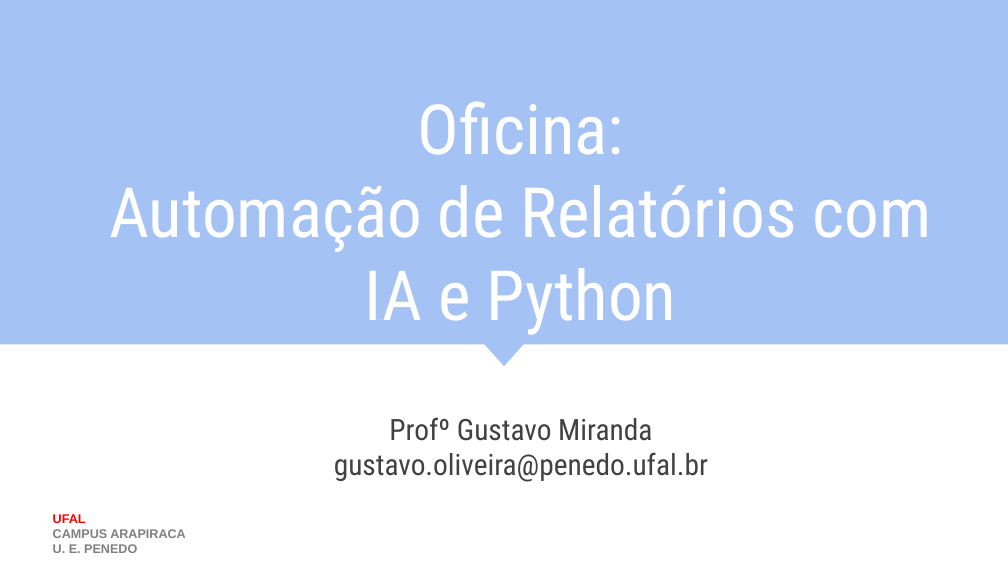
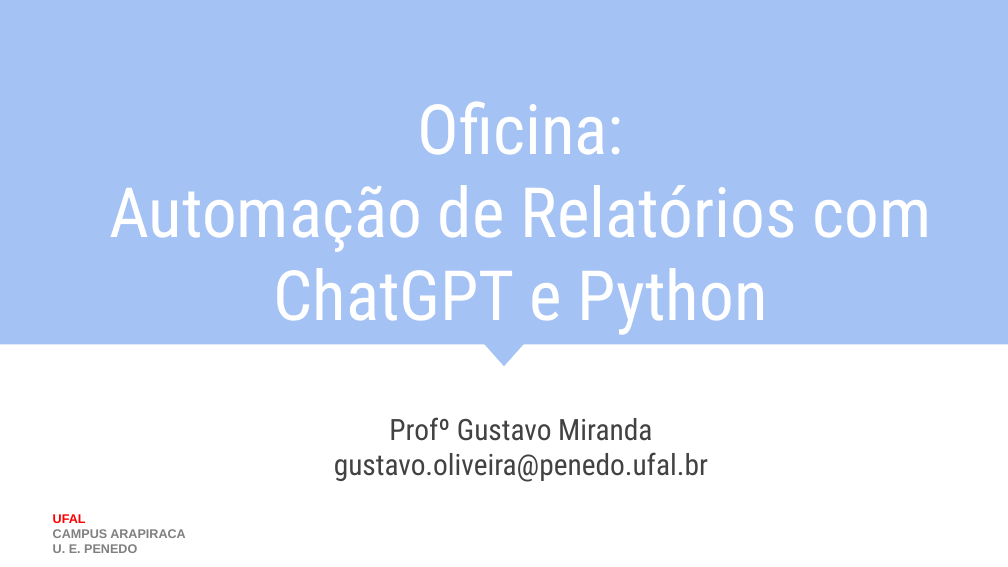
Before and after one commit to GustavoHFMO/Oficinas, a slide deck: slide 27 of SEMPRO 2024/Oficina - Automação de Relatórios com IA e Python.pptx. Drawn at 1008x567 pixels with LibreOffice and Linux fonts; fonts in the diff are those of the drawing; background and template pictures are left out. Boxes give left, top, right and bottom in pixels: in the first picture for what was removed or moved away, otherwise in the second. Text is boxed around its words. In the diff, an @@ line names an element or a change of style, - is before the commit and + after.

```diff
--- a/SEMPRO 2024/Oficina - Automação de Relatórios com IA e Python.pptx
+++ b/SEMPRO 2024/Oficina - Automação de Relatórios com IA e Python.pptx
@@ title at [109,101,931,335]: text changed @@
-Oficina:
-Automação de Relatórios com IA e Python
+Oficina:
+Automação de Relatórios com ChatGPT e Python
```
Also in this commit, not shown: 1 other slide changed.
